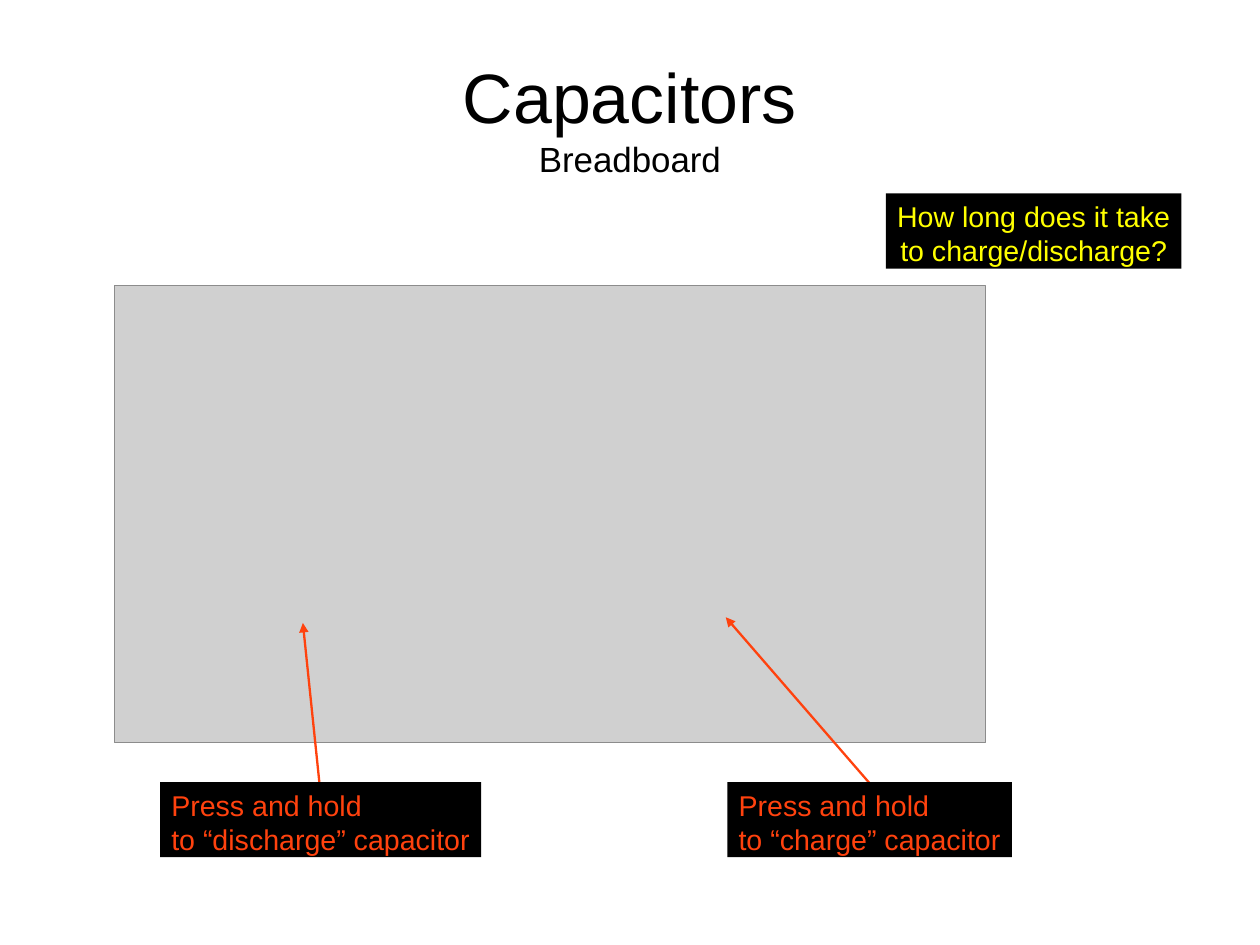
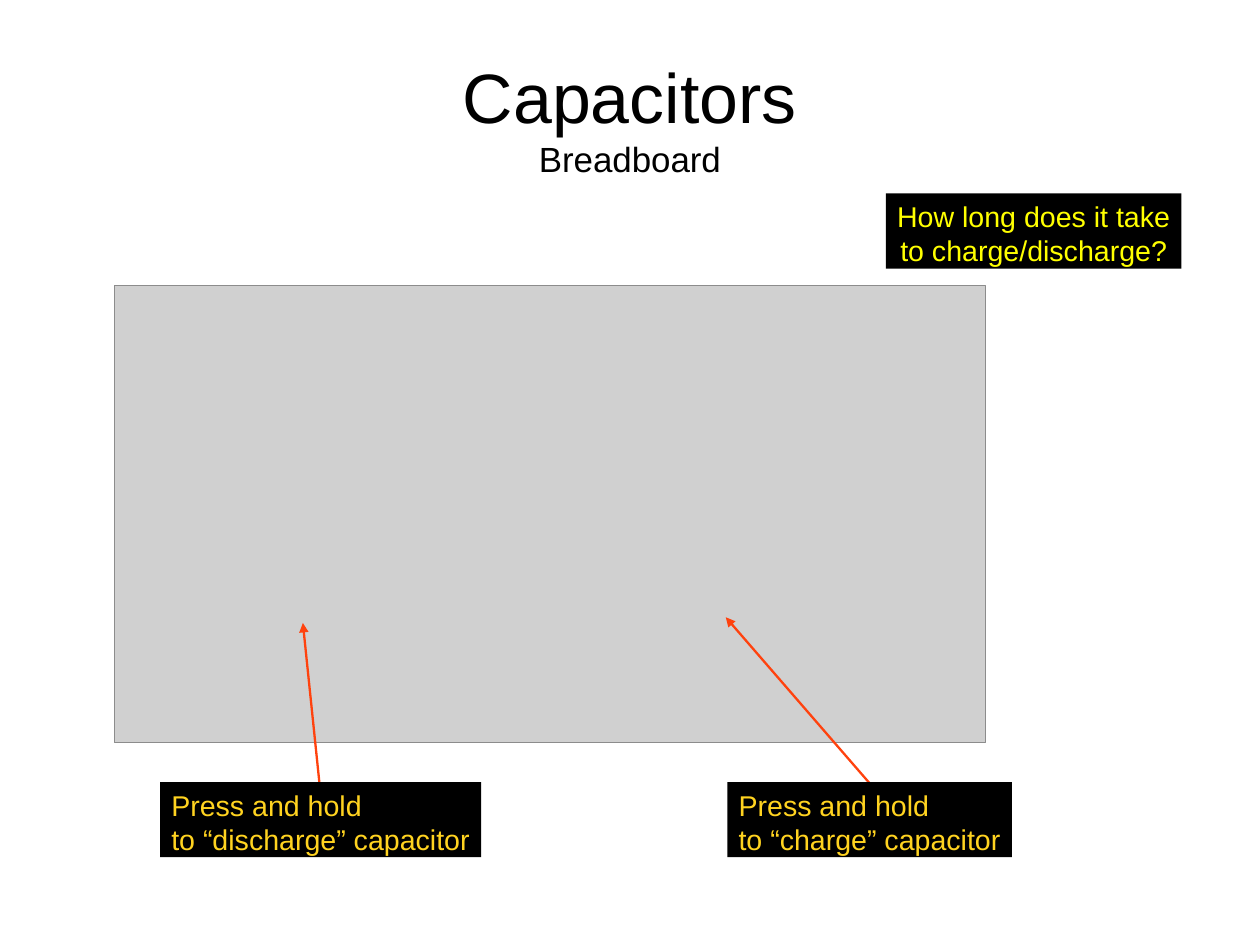
Before and after one commit to swarren/presentations, a slide deck: slide 37 of lcs-electronics-intro/lcs-electronics-intro.odp. Drawn at 1260x945 pixels with LibreOffice and Linux fonts; fonts in the diff are those of the drawing; grey boxes stand for pictures; background and template pictures are left out. Boxes give left, top, right and bottom in pixels: in the first picture for what was removed or moved away, otherwise in the second. Text is boxed around its words. In the diff, an @@ line names an element or a change of style, - is before the commit and + after.

Commit message:
Update presentation colors for LCS projector
The LCS projector isn't very bright, so convert dark orange text to
brighter yellow to make it easier to read.

(At least, I think that's what this commit does; these changes were lying
around in my local directory for a while and I forgot about them...)

```diff
--- a/lcs-electronics-intro/lcs-electronics-intro.odp
+++ b/lcs-electronics-intro/lcs-electronics-intro.odp
@@ rectangle "Press and hold" at <box>160,782,481,858</box>: text colour #FF420E to #FFD320 @@
@@ rectangle "Press and hold" at <box>727,782,1012,858</box>: text colour #FF420E to #FFD320 @@
```
Also in this commit, not shown: 9 other slides changed, 2 other files.
